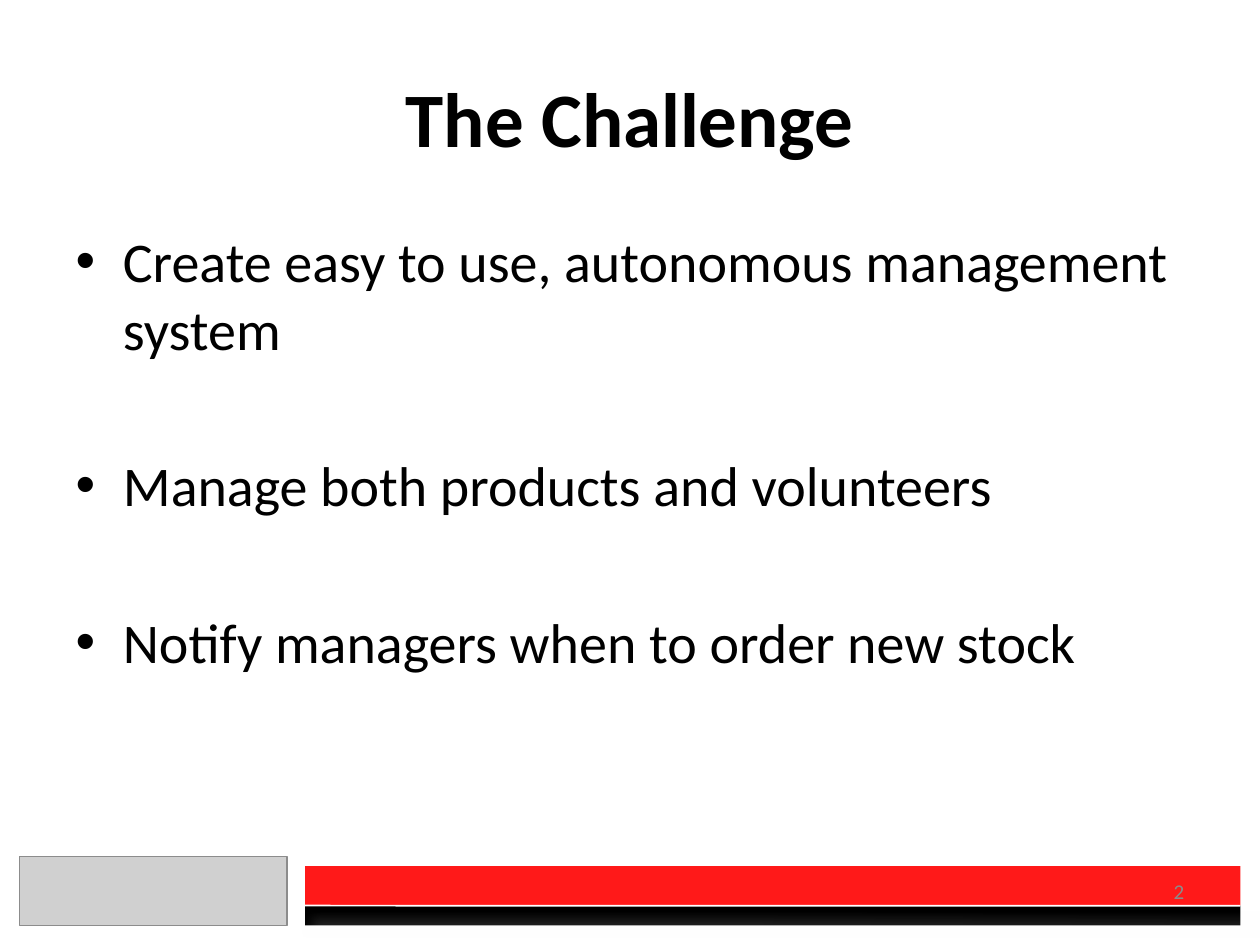
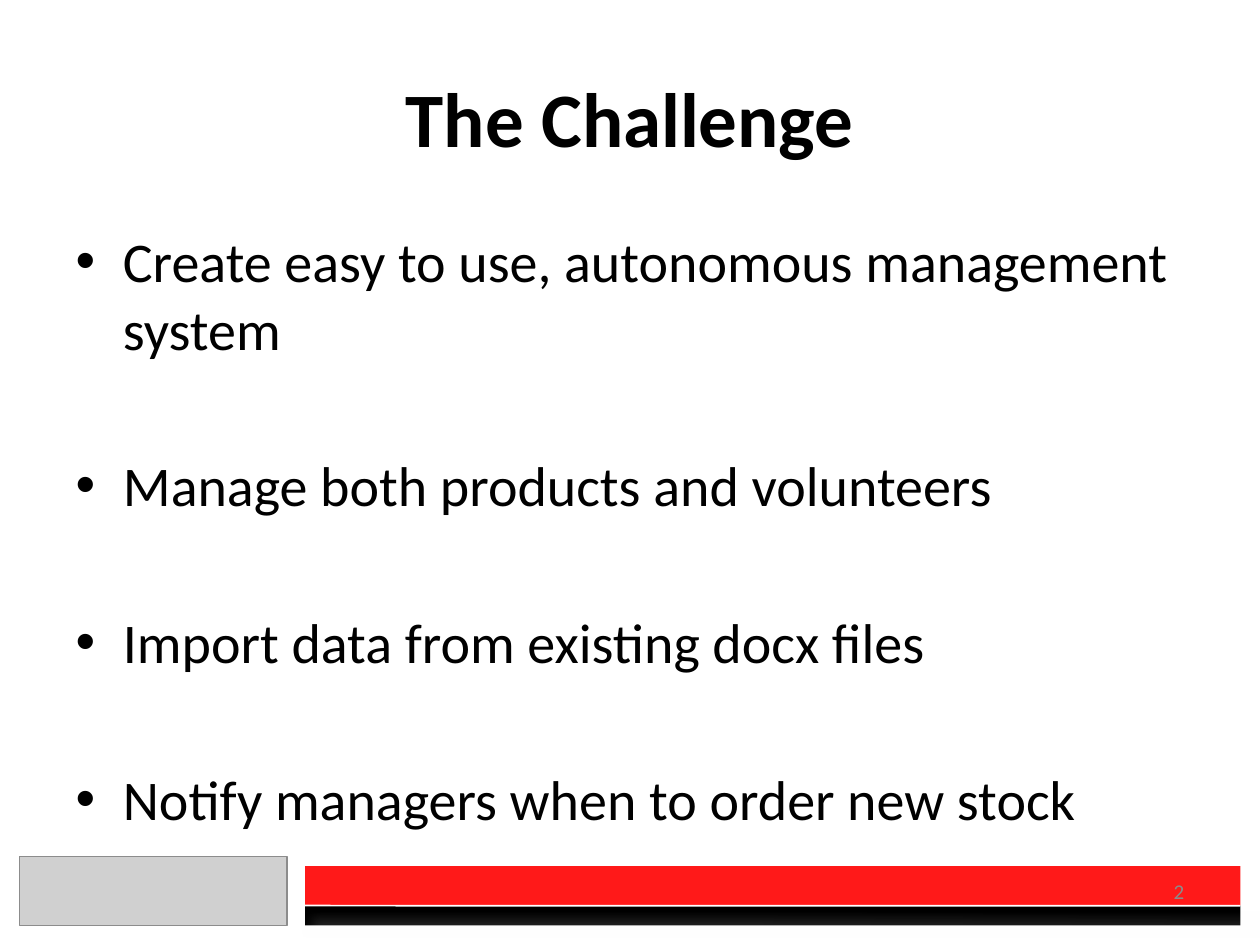
Before and after one commit to charberg/CEC2016, a slide deck: slide 2 of Presentation.pptx. Drawn at 1260x945 pixels with LibreOffice and Linux fonts; fonts in the diff are those of the drawing; grey boxes stand for pictures. Boxes give left, top, right and bottom in pixels: in the first picture for what was removed or moved away, otherwise in the second. Text is boxed around its words. In the diff, an @@ line names an element or a change of style, - is before the commit and + after.

Commit message:
Presentation stuff, fixed typo

```diff
--- a/Presentation.pptx
+++ b/Presentation.pptx
@@ text at (123, 624, 924, 673): paragraph added @@
+• Import data from existing docx files
```
Also in this commit, not shown: 4 other slides changed, 1 other file.
